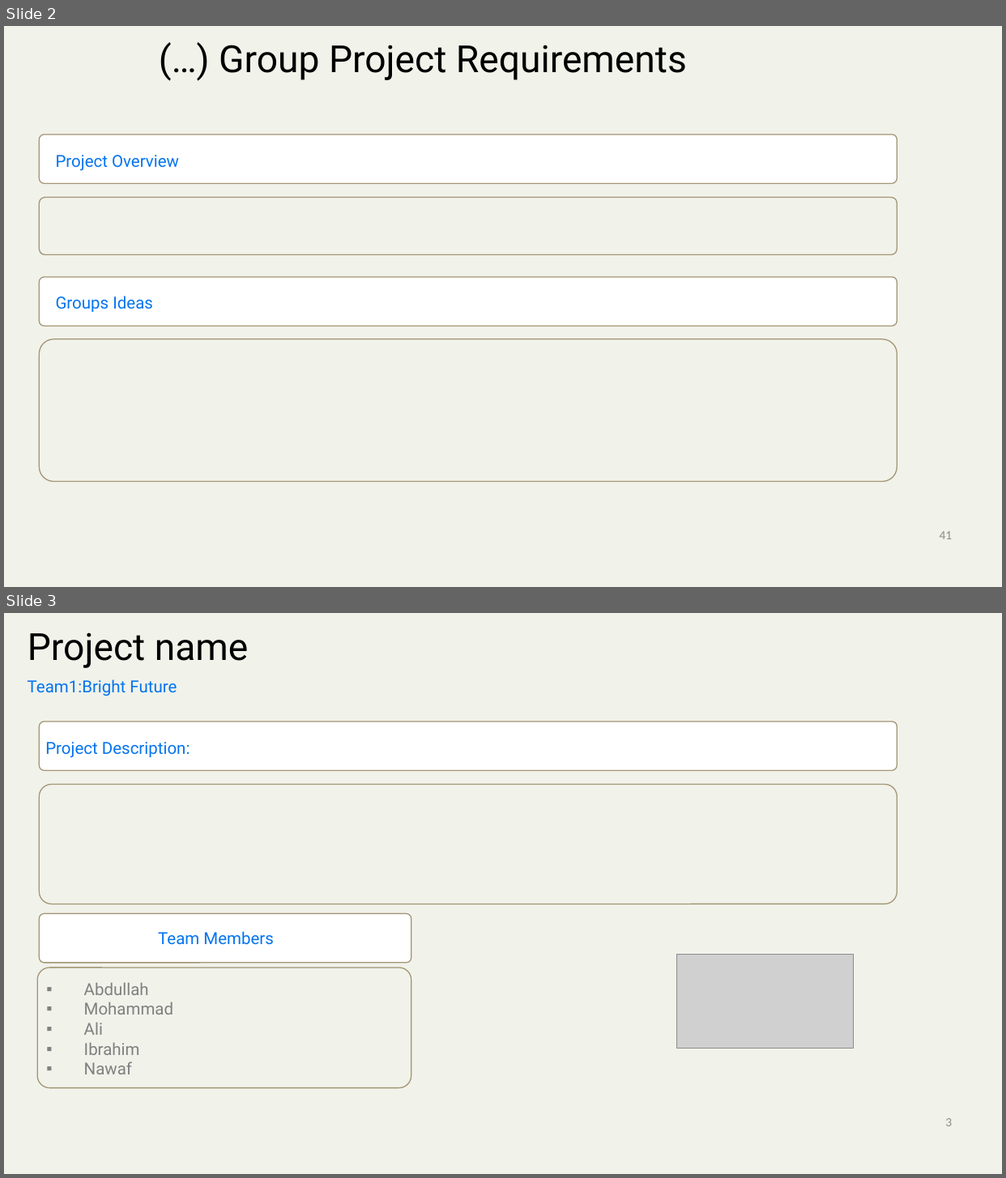
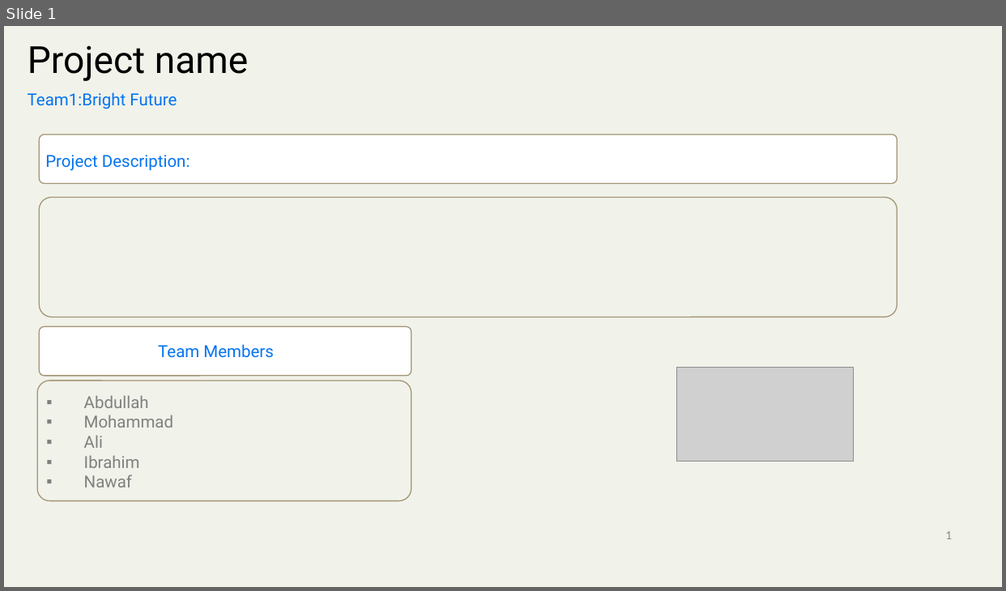
Before and after one commit to mickknutson/SITE_BOOTCAMP_QA, a slide deck: DOCUMENTS/SITE Report template.pptx. Shown one above the other, each under a label of ours: slides 2 and 3 before the commit, slide 1 after it. The pictures are 1006x1178 and 1006x591 pixels, drawn with LibreOffice and Linux fonts; fonts in the diff are those of the drawing; grey boxes stand for pictures; background and template pictures are left out. Boxes give left, top, right and bottom in pixels: in the first picture for what was removed or moved away, otherwise in the second. Text is boxed around its words. In the diff, an @@ line names an element or a change of style, - is before the commit and + after.

Commit message:
SITE - updated project PPT

```diff
--- a/DOCUMENTS/SITE Report template.pptx
+++ b/DOCUMENTS/SITE Report template.pptx
@@ slide 2 removed at bbox=[4, 26, 1002, 587], background #F1F2EA @@
@@ title removed at bbox=[219, 45, 687, 80] @@
-(…) Group Project Requirements
@@ rounded rectangle removed at bbox=[39, 135, 897, 184] @@
@@ text removed at bbox=[56, 155, 179, 171] @@
-Project Overview
@@ rounded rectangle removed at bbox=[39, 198, 897, 255] @@
@@ rounded rectangle removed at bbox=[39, 277, 897, 327] @@
@@ text removed at bbox=[56, 296, 153, 313] @@
-Groups Ideas
@@ rounded rectangle removed at bbox=[39, 339, 897, 482] @@
@@ text removed at bbox=[940, 531, 953, 540] @@
-41
@@ what was slide 3 is now slide 1 @@
@@ page number at bbox=[945, 531, 952, 540]: text changed @@
-3
+1
```
Also in this commit, not shown: 2 slides added, 2 other slides removed, 4 other files.
